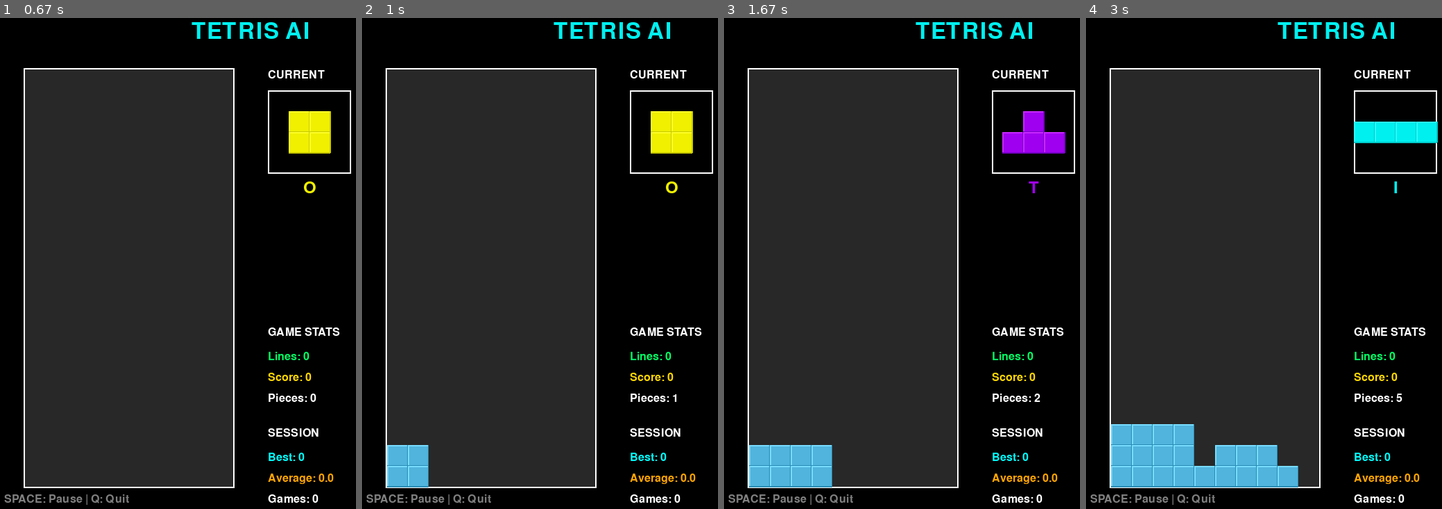
Above: before the commit, frames 1-4 (left to right).
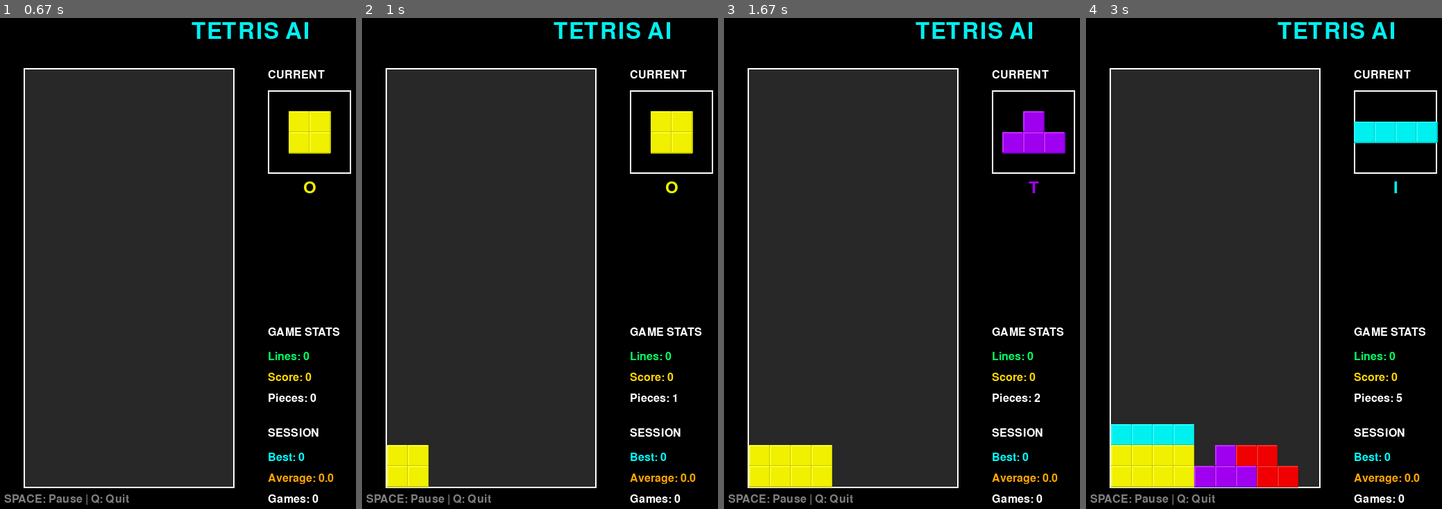
Above: after the commit, the same moments.

Repository: JCA374/tetris-heuristics
Game: pygame game, started from demo_pygame.py
The game is run twice, just before and just after one commit, with the same random seed, the same clock (stepped at 60 frames per second) and the same inputs.
Inputs:
- Up to frame 1 (0.67 s): tap Space at 0.33 s
- Up to frame 2 (1 s): tap Space at 0.73 s
- Up to frame 3 (1.67 s): tap Space at 1.03, 1.23 s
- Up to frame 4 (3 s): tap Space at 2.63, 2.97 s

Frame 1 is identical in both runs. In frame 2, 1.0% of the frame differs, in the area x 7-19%, y 86-96%; in frame 3, 2.0%; in frame 4, 5.0%, in the area x 7-60%, y 82-96%.

Commit message:
Make pieces keep their original colors when placed
Changed draw_board() to use the actual piece colors instead of generic light blue.
The game board already stores piece names ('I', 'O', 'T', etc.) in each cell,
so now we use the COLORS dictionary to look up the correct color.

Result:
- Cyan I pieces stay cyan when placed
- Yellow O pieces stay yellow
- Purple T pieces stay purple
- Green S pieces stay green
- Red Z pieces stay red
- Blue J pieces stay blue
- Orange L pieces stay orange

Beautiful rainbow Tetris! 🌈

Diff:
--- a/demo_pygame.py
+++ b/demo_pygame.py
@@ -141,9 +141,9 @@
                 if cell_value == 0:
                     color = DARK_GRAY
                 else:
-                    # Use a nice cyan/blue color for all placed pieces
-                    # Creates a cohesive "stacked blocks" appearance
-                    color = (80, 180, 220)  # Nice light blue
+                    # Use the piece's original color!
+                    # cell_value contains the piece name ('I', 'O', 'T', etc.)
+                    color = COLORS.get(cell_value, GRAY)
 
                 self.draw_cell(x, y, color, border=True)
 
